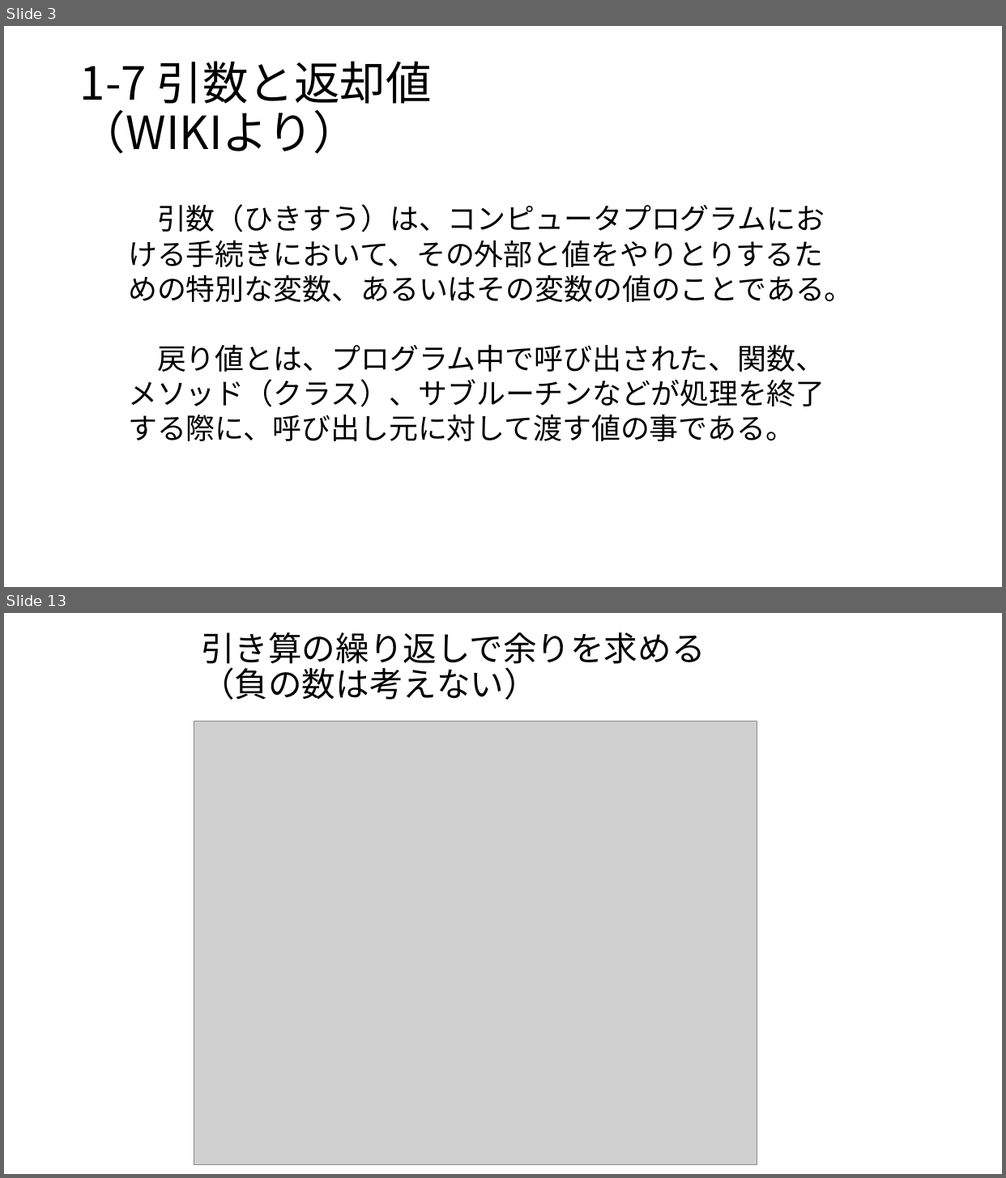
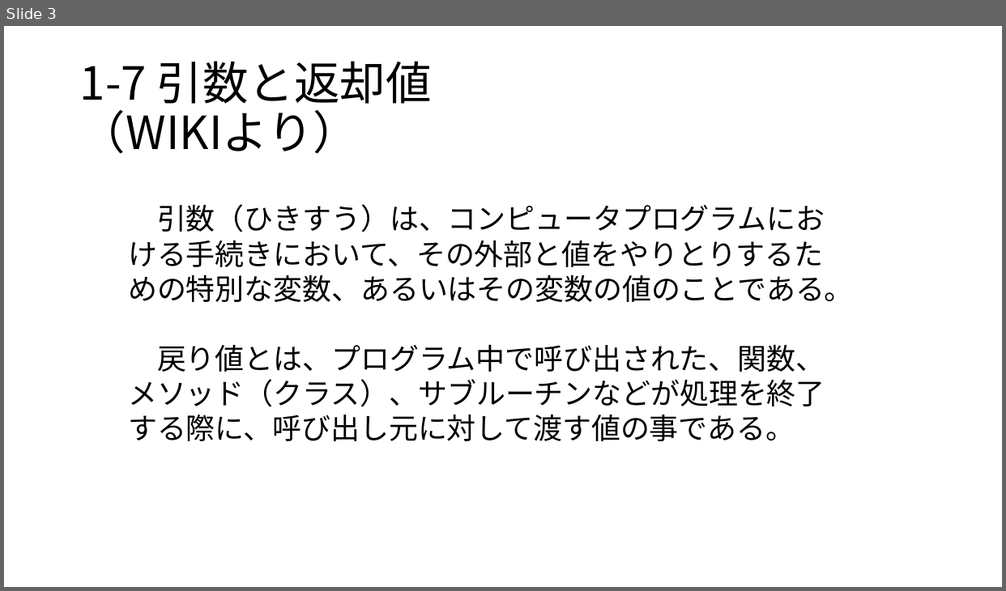
Before and after one commit to masakage/algorithm, a slide deck: docs/第5回引数と返却値.pptx. Shown one above the other, each under a label of ours: slides 3 and 13 before the commit, slide 3 after it; the slides between them are not shown. The pictures are 1006x1178 and 1006x591 pixels, drawn with LibreOffice and Linux fonts; fonts in the diff are those of the drawing; grey boxes stand for pictures. Boxes give left, top, right and bottom in pixels: in the first picture for what was removed or moved away, otherwise in the second. Text is boxed around its words. In the diff, an @@ line names an element or a change of style, - is before the commit and + after.

```diff
--- a/docs/第5回引数と返却値.pptx
+++ b/docs/第5回引数と返却値.pptx
@@ slide 13 removed at bbox=[4, 613, 1002, 1174], background #FFFFFF @@
@@ title removed at bbox=[201, 632, 705, 700] @@
-引き算の繰り返しで余りを求める
-（負の数は考えない）
@@ picture removed at bbox=[194, 721, 756, 1165] @@
```
Also in this commit, not shown: 3 slides changed, 4 slides added, 7 other slides removed, 3 other files.
